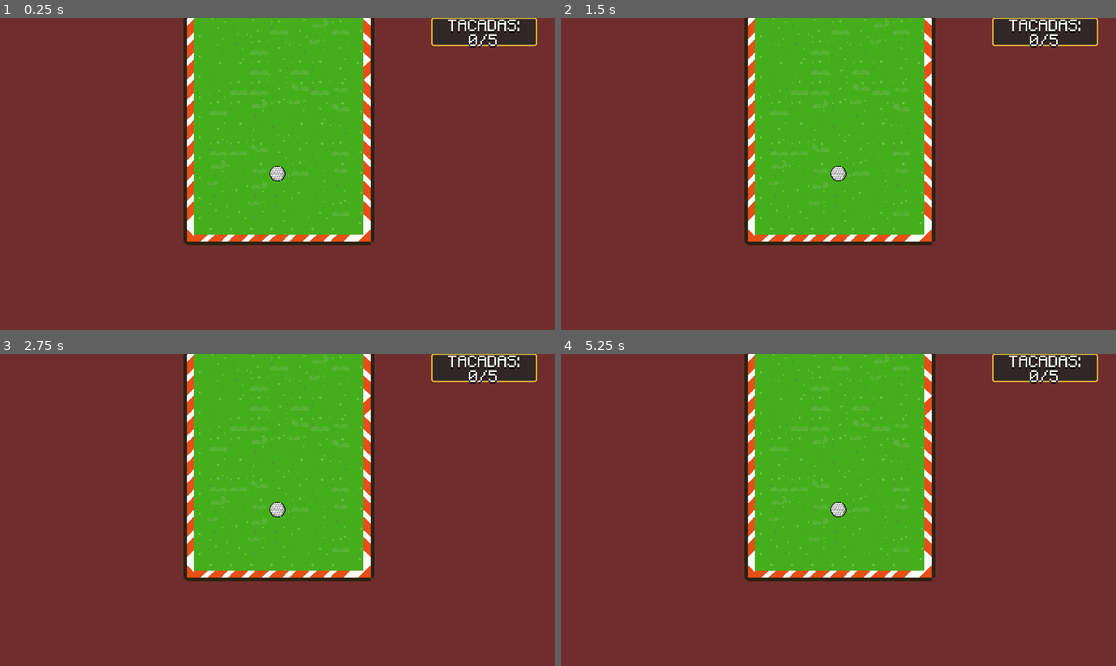
Above: before the commit, frames 1-4 (two rows, left to right).
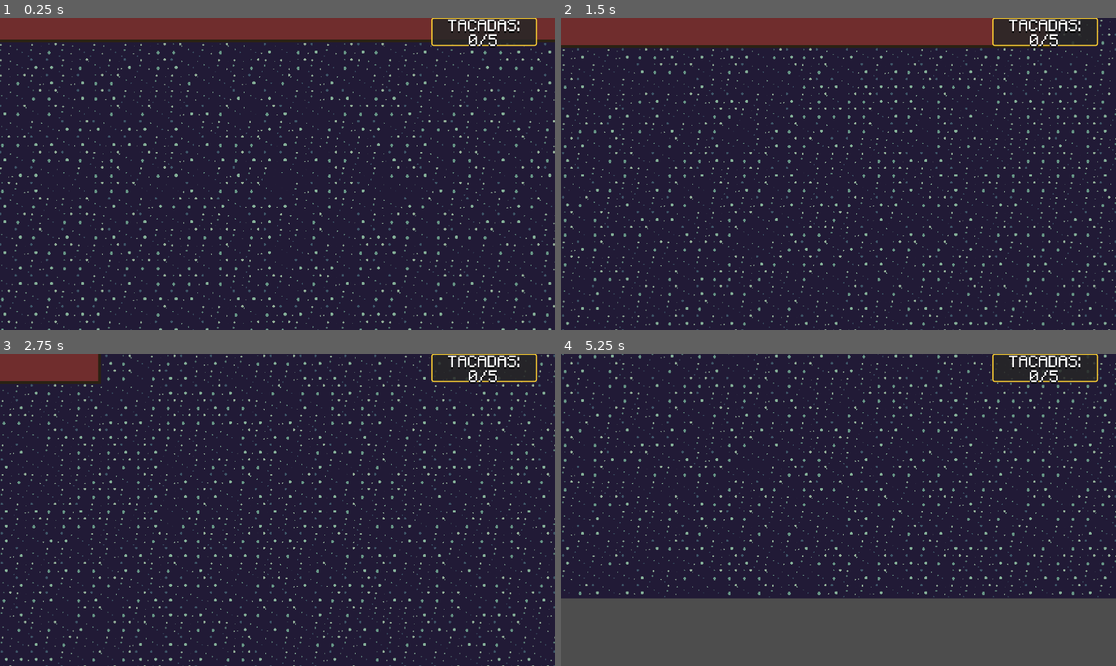
Above: after the commit, the same moments.

Repository: otsuki1153/GG2D
Game: Godot game, scene res://Levels/main_game.tscn
Two runs of this game, one before a commit and one after it. Both use one fixed random seed, a clock stepped at 60 frames per second and the inputs below.
Inputs (mouse positions are in pixels of both pictures, inside the frame that each line leads up to):
- Up to frame 1 (0.25 s): no input
- Up to frame 2 (1.5 s): move the mouse to (960, 158) at 0.52 s; hold Right (ui_right) 0.53-1.25 s; click (960, 158) at 0.67 s; drag from (727, 189) to (810, 236) at 1.27 s
- Up to frame 3 (2.75 s): tap Enter at 2 s; move the mouse to (333, 441) at 2.02 s; hold Right (ui_right) from 2.03 s (still down); click (333, 441) at 2.17 s
- Up to frame 4 (5.25 s): release Right (ui_right) at 2.75 s; drag from (810, 572) to (672, 463) at 2.77 s; tap Space at 3.5 s; move the mouse to (1005, 556) at 3.52 s; hold Left (ui_left) 3.53-4.25 s; click (1005, 556) at 3.67 s; drag from (672, 463) to (755, 432) at 4.27 s; tap Enter at 5 s; move the mouse to (866, 510) at 5.02 s; hold Down (ui_down) from 5.03 s (still down); click (866, 510) at 5.17 s

The runs differ from the first frame. In frame 1, 95% of the frame differs, in the area x 0-100%, y 0-100%; in frame 2, 95%; in frame 3, 97%; in frame 4, 98%.

Commit message:
Added a new camera mode prototype
added modes for the camera, the navigation mode and the launch mode, in the navigation mode, you can navigate to better view about the map, and the launch mode is the current game mode

Diff:
--- a/gg2d/Levels/LineDrawer.gd
+++ b/gg2d/Levels/LineDrawer.gd
@@ -9,7 +9,7 @@
 
 @onready var line := Line2D.new()
 @export var ball: RigidBody2D
-@onready var cam := ball.get_node("Camera2D")
+#@onready var cam := ball.get_node("Camera2D")
 
 @onready var  audioToma = $AudioStreamPlayer
 
@@ -63,15 +63,15 @@
 					mouseGlobalPosition = dragStart - force
 				#audioToma.pitch_scale = lerp(1.0, 0.5, force.length() / LimitForce)
 				audioToma.volume_db = lerp(-30.0, 20.0, force.length() / LimitForce)
-				var tween = get_tree().create_tween()
-				tween.tween_property(cam, "zoom", Vector2(1, 1), 0.3)
+				#var tween = get_tree().create_tween()
+				#tween.tween_property(cam, "zoom", Vector2(1, 1), 0.3)
 				ball.apply_force(force * LimitForce)
 				shotNumb += 1
 				audioToma.play()
 				updateShotStatus()
 	elif event is InputEventMouseMotion and dragging:
-		var tween = get_tree().create_tween()
-		tween.tween_property(cam, "zoom", Vector2(2, 2), 0.3)
+		#var tween = get_tree().create_tween()
+		#tween.tween_property(cam, "zoom", Vector2(2, 2), 0.3)
 		if shotNumb >= maxShots:
 			return
 		var mouseGlobalPosition = getMouseCamPosition()
--- /dev/null
+++ b/gg2d/Levels/cameraController.gd
@@ -0,0 +1,86 @@
+extends Camera2D
+
+@export var ballPath: NodePath
+@export var lineDrawerPath: NodePath
+
+@export var followZoom: float = 1.0
+@export var navZoom: float = 1.6
+@export var zoomSpeed: float = 8.0
+@export var followSmooth: float = 8.0
+@export var panSpeed: float = 1200.0
+@export var velocityThreshold = 1.0
+
+var ball: RigidBody2D = null
+var lineDrawer: Node = null
+var ballCam: Camera2D = null
+
+var targetZoomValue: float
+
+func _ready() -> void:
+	if ballPath != null and has_node(ballPath):
+		ball = get_node(ballPath) as RigidBody2D
+		if ball and ball.has_node("Camera2D"):
+			ballCam = ball.get_node("Camera2D") as Camera2D
+
+	if lineDrawerPath != null and has_node(lineDrawerPath):
+		lineDrawer = get_node(lineDrawerPath)
+
+	if ballCam:
+		ballCam.make_current()
+		targetZoomValue = ballCam.zoom.x
+	else:
+		self.make_current()
+		targetZoomValue = ballCam.zoom.x
+
+func _unhandled_input(event: InputEvent) -> void:
+	if event is InputEventMouseButton and event.is_pressed():
+		if event.button_index == MOUSE_BUTTON_WHEEL_UP:
+			setTargetZoom(targetZoomValue * 0.9)
+		elif event.button_index == MOUSE_BUTTON_WHEEL_DOWN:
+			setTargetZoom(targetZoomValue * 1.1)
+
+func setTargetZoom(z:float) -> void:
+	targetZoomValue = clamp(z, 0.4, 3.0)
+
+func _process(delta: float) -> void:
+	if not ball:
+		return
+
+	var ballMoving : bool = ball.linear_velocity.length() > velocityThreshold
+	var playerAiming := false
+
+	if lineDrawer and lineDrawer.has_method("get"):
+		if lineDrawer.has_meta("dragging"):
+			playerAiming = bool(lineDrawer.get_meta("dragging"))
+		else:
+			playerAiming = bool(lineDrawer.dragging)
+
+	var shouldFollow := ballMoving or playerAiming
+
+	if shouldFollow and ballCam:
+		 #_______Follow Mode_______
+		if not ballCam.is_current():
+			global_position = ballCam.global_position
+			zoom = Vector2(ballCam.zoom.x, ballCam.zoom.y)
+			ballCam.make_current()
+			targetZoomValue = ballCam.zoom.x
+	else:
+		#_______Nav Mode_______
+		if not self.is_current():
+			if ballCam:
+				global_position = ball.global_position
+				zoom = Vector2(ballCam.zoom.x, ballCam.zoom.y)
+			self.make_current()
+
+		var inputVec := Vector2(
+			Input.get_action_strength("ui_right") - Input.get_action_strength("ui_left"),
+			Input.get_action_strength("ui_down") - Input.get_action_strength("ui_up")
+		)
+		if inputVec != Vector2.ZERO:
+			global_position += inputVec.normalized() * panSpeed * delta
+
+		targetZoomValue = navZoom
+
+		var currentZ := zoom.x
+		var newZ : float = lerp(currentZ, targetZoomValue, zoomSpeed * delta)
+		zoom = Vector2(newZ, newZ)
--- a/gg2d/Levels/main_game.tscn
+++ b/gg2d/Levels/main_game.tscn
@@ -6,6 +6,7 @@
 [ext_resource type="PackedScene" uid="uid://b3eegmgshkti4" path="res://Scenes/line_drawer.tscn" id="2_4cwk6"]
 [ext_resource type="FontFile" uid="uid://cfexbi8trgbki" path="res://Assets/minecraftia/Minecraftia-Regular.ttf" id="4_7v86k"]
 [ext_resource type="PackedScene" uid="uid://du5vufwj0sjy0" path="res://Scenes/Hole.tscn" id="4_sijtq"]
+[ext_resource type="Script" uid="uid://cfpk5ls1qk1nh" path="res://Levels/cameraController.gd" id="6_wlgu1"]
 
 [sub_resource type="StyleBoxFlat" id="StyleBoxFlat_sijtq"]
 content_margin_left = 10.0
@@ -58,6 +59,9 @@
 [node name="Camera2D" type="Camera2D" parent="."]
 position = Vector2(0, 2)
 offset = Vector2(960, 540)
+script = ExtResource("6_wlgu1")
+ballPath = NodePath("../RigidBody2D")
+lineDrawerPath = NodePath("../LineDrawer")
 
 [node name="UI" type="CanvasLayer" parent="."]
 
--- a/gg2d/Scenes/ball.tscn
+++ b/gg2d/Scenes/ball.tscn
@@ -10,7 +10,7 @@
 [sub_resource type="CircleShape2D" id="CircleShape2D_ij5cq"]
 radius = 11.5264
 
-[node name="RigidBody2D" type="RigidBody2D"]
+[node name="ball" type="RigidBody2D"]
 collision_mask = 7
 physics_material_override = SubResource("PhysicsMaterial_ij5cq")
 gravity_scale = 0.0
Not shown, added: gg2d/Levels/cameraController.gd.uid
Not shown: 1 places in gg2d/Levels/main_game.tscn that only renumber resources
